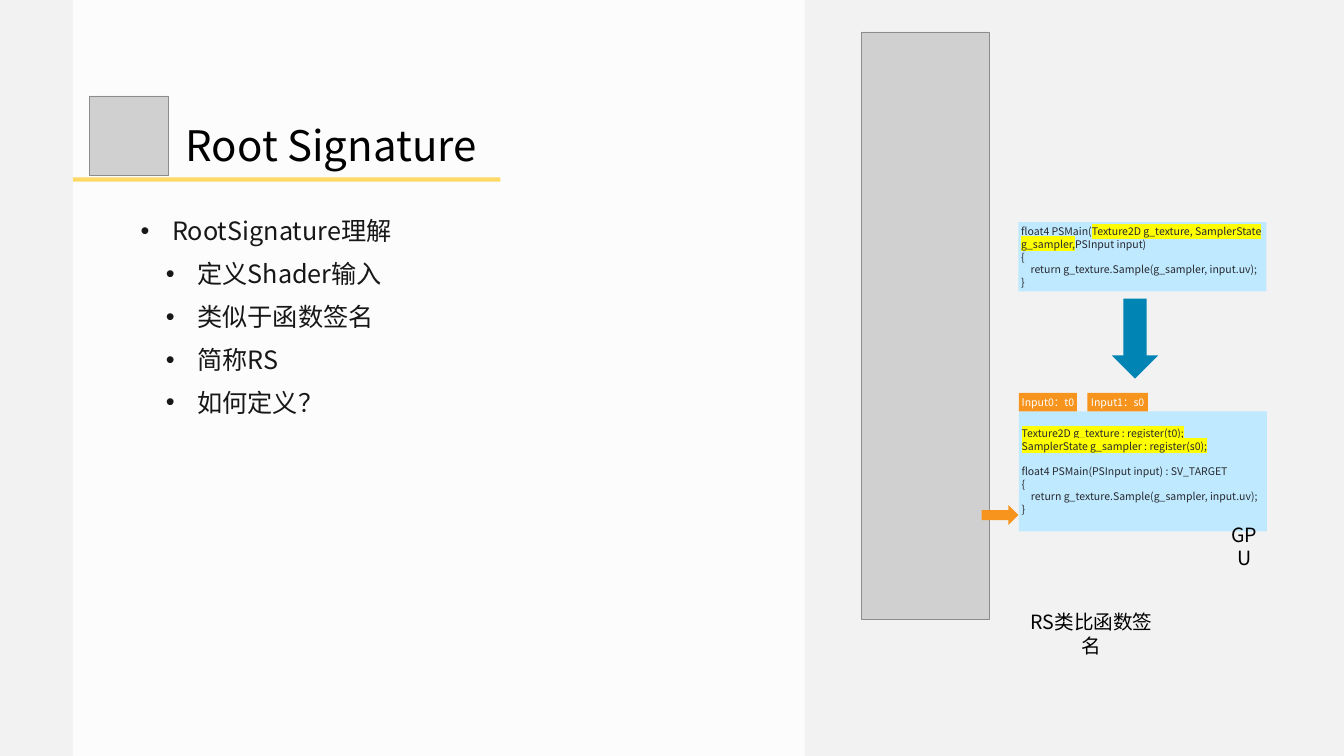
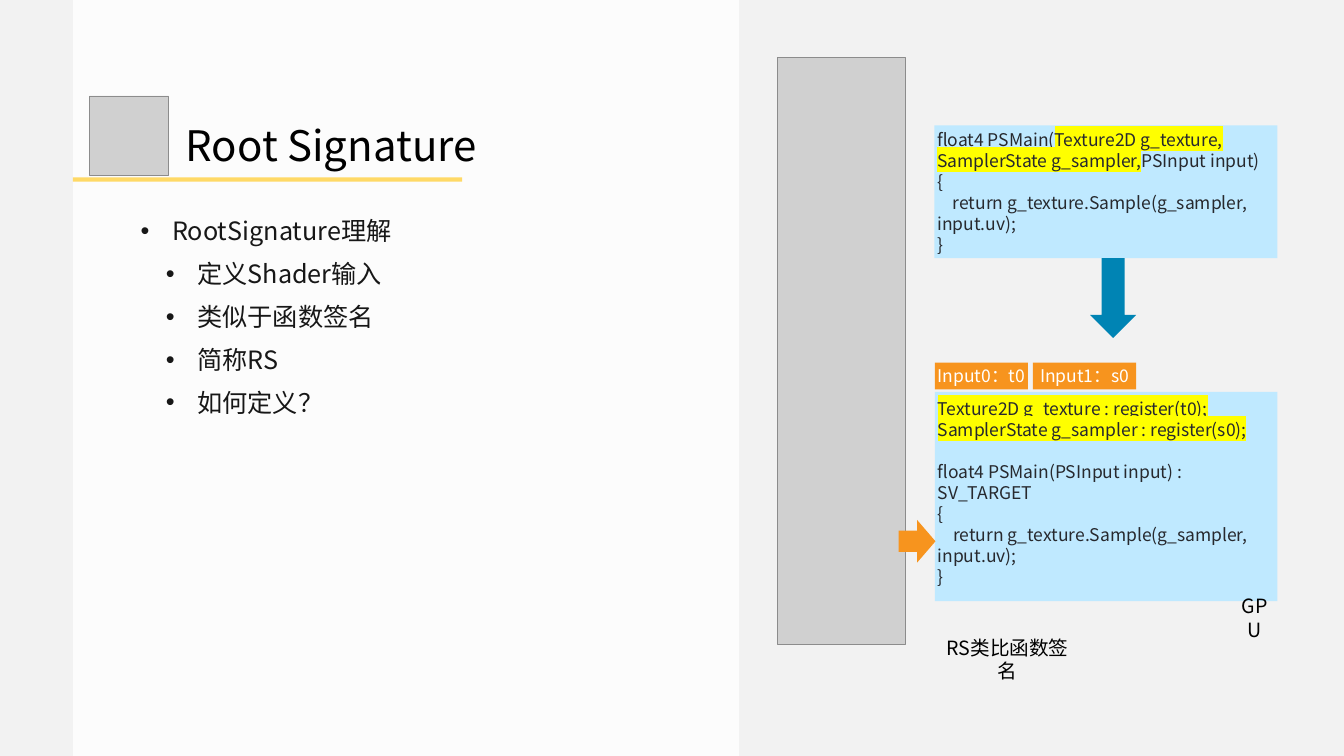
Before and after one commit to doomlover/KSGameEngineTutorials, a slide deck: slide 24 of PPTs/05.深入DX12绘制二.pptx (slide 23 before the commit). Drawn at 1344x756 pixels with LibreOffice and Linux fonts; fonts in the diff are those of the drawing; grey boxes stand for pictures. Boxes give left, top, right and bottom in pixels: in the first picture for what was removed or moved away, otherwise in the second. Text is boxed around its words. In the diff, an @@ line names an element or a change of style, - is before the commit and + after.

```diff
--- a/PPTs/05.深入DX12绘制二.pptx
+++ b/PPTs/05.深入DX12绘制二.pptx
@@ rectangle: place and size @@
-rectangle at [73,0,805,756]
+rectangle at [73,0,739,756]
@@ picture: place and size @@
-picture at [862,32,989,619]
+picture at [778,57,905,644]
@@ size 15 to 25 pt in 4 elements at [935,392,1277,601], [1033,362,1136,389], [935,362,1028,389], [934,125,1277,259] @@
@@ rectangle "float4 PSMain(Texture2D g_texture, SamplerState g_sampler,PS ...": place and size @@
-rectangle "float4 PSMain(Texture2D g_texture, SamplerState g_sampler,PS ..." at [1018,222,1266,291]
+rectangle "float4 PSMain(Texture2D g_texture, SamplerState g_sampler,PS ..." at [934,125,1277,259]
@@ rectangle: place and size @@
-rectangle at [73,177,500,181]
+rectangle at [73,177,462,181]
@@ down arrow: place and size @@
-down arrow at [1112,299,1158,378]
+down arrow at [1090,258,1136,338]
@@ rectangle "Input0：t0": place and size @@
-rectangle "Input0：t0" at [1018,393,1076,411]
+rectangle "Input0：t0" at [935,362,1028,389]
@@ rectangle "Input1：s0": place and size @@
-rectangle "Input1：s0" at [1087,393,1148,411]
+rectangle "Input1：s0" at [1033,362,1136,389]
@@ rectangle "Texture2D g_texture : register(t0);": place and size @@
-rectangle "Texture2D g_texture : register(t0);" at [1018,411,1266,531]
+rectangle "Texture2D g_texture : register(t0);" at [935,392,1277,601]
@@ right arrow: place and size @@
-right arrow at [982,505,1018,525]
+right arrow at [899,520,935,563]
@@ text "GPU": place and size @@
-text "GPU" at [1222,531,1266,560]
+text "GPU" at [1232,603,1277,632]
@@ text "RS类比函数签名": place and size @@
-text "RS类比函数签名" at [1019,619,1165,649]
+text "RS类比函数签名" at [935,645,1080,674]
```
Also in this commit, not shown: 15 other slides changed, 2 slides added, 2 slides removed.
